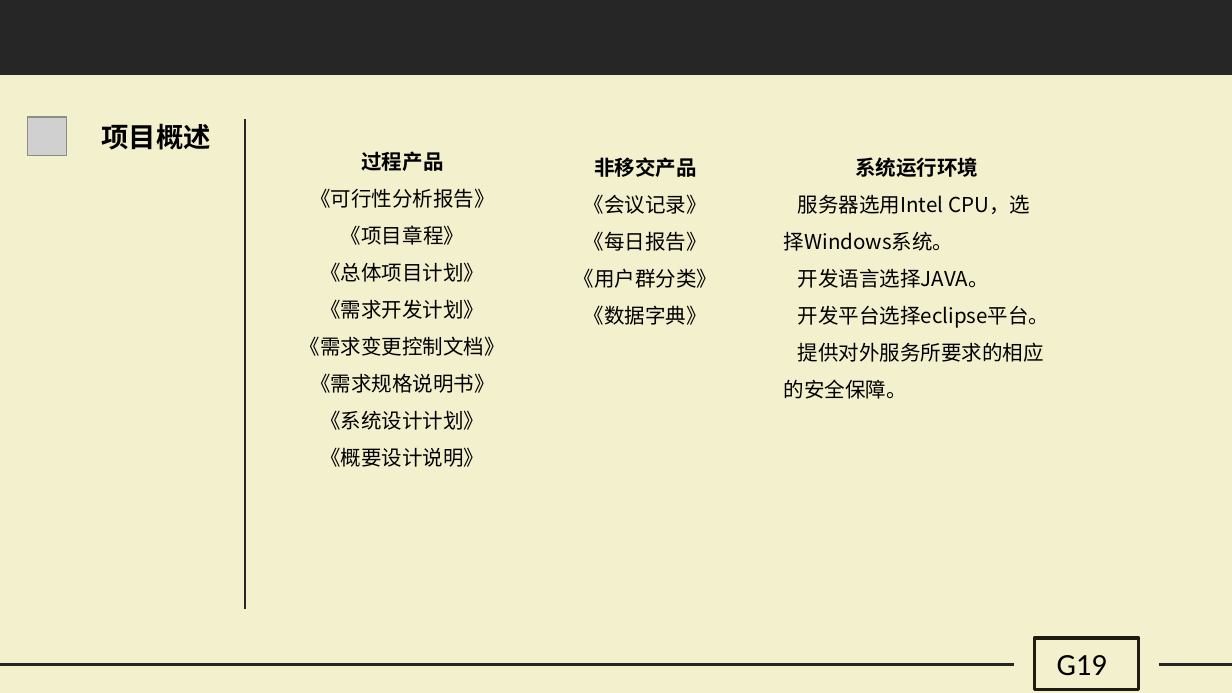
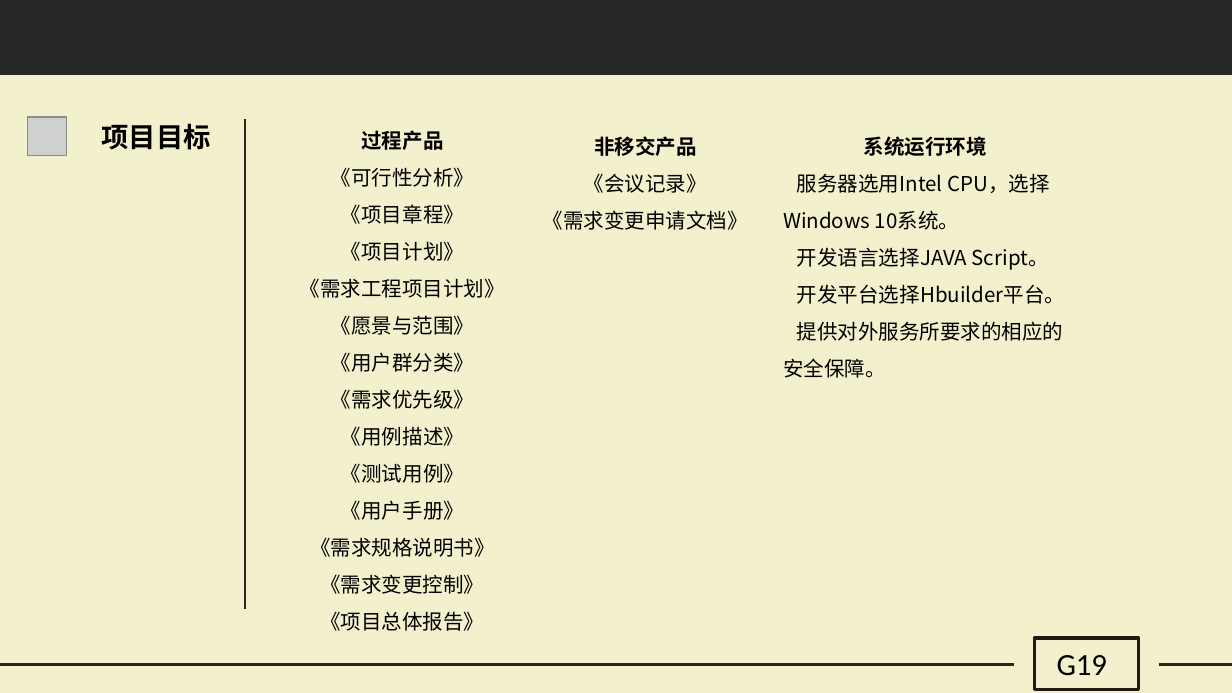
Before and after one commit to G19-Fish/PRD2018-G19, a slide deck: slide 7 of PRD2018-G19-需求项目计划PPT.pptx (slide 5 before the commit). Drawn at 1232x693 pixels with LibreOffice and Linux fonts; fonts in the diff are those of the drawing; grey boxes stand for pictures. Boxes give left, top, right and bottom in pixels: in the first picture for what was removed or moved away, otherwise in the second. Text is boxed around its words. In the diff, an @@ line names an element or a change of style, - is before the commit and + after.

```diff
--- a/PRD2018-G19-需求项目计划PPT.pptx
+++ b/PRD2018-G19-需求项目计划PPT.pptx
@@ text "过程产品": place and size @@
-text "过程产品" at [300, 151, 505, 467]
+text "过程产品" at [300, 130, 505, 631]
@@ text "非移交产品": place and size @@
-text "非移交产品" at [574, 157, 718, 325]
+text "非移交产品" at [543, 136, 748, 230]
@@ text "系统运行环境": place and size @@
-text "系统运行环境" at [784, 157, 1050, 399]
+text "系统运行环境" at [783, 136, 1065, 378]
@@ text at [102, 123, 211, 150]: text changed @@
-项目概述
+项目目标
@@ text at [331, 167, 475, 187]: text changed @@
-《可行性分析报告》
+《可行性分析》
@@ text at [783, 173, 1065, 304]: text changed @@
-服务器选用Intel CPU，选择Windows系统。
-开发语言选择JAVA。
-开发平台选择eclipse平台。
+服务器选用Intel CPU，选择Windows 10系统。
+开发语言选择JAVA Script。
+开发平台选择Hbuilder平台。
@@ text at [543, 210, 748, 230]: text changed @@
-《每日报告》
-《用户群分类》
-《数据字典》
+《需求变更申请文档》
@@ text at [300, 241, 505, 520]: text changed @@
-《总体项目计划》
-《需求开发计划》
-《需求变更控制文档》
+《项目计划》
+《需求工程项目计划》
+《愿景与范围》
+《用户群分类》
+《需求优先级》
+《用例描述》
+《测试用例》
+《用户手册》
@@ text at [320, 574, 484, 631]: text changed @@
-《系统设计计划》
-《概要设计说明》
+《需求变更控制》
+《项目总体报告》
```
Also in this commit, not shown: 21 other slides changed, 20 slides added, 12 slides removed, 8 other files.
